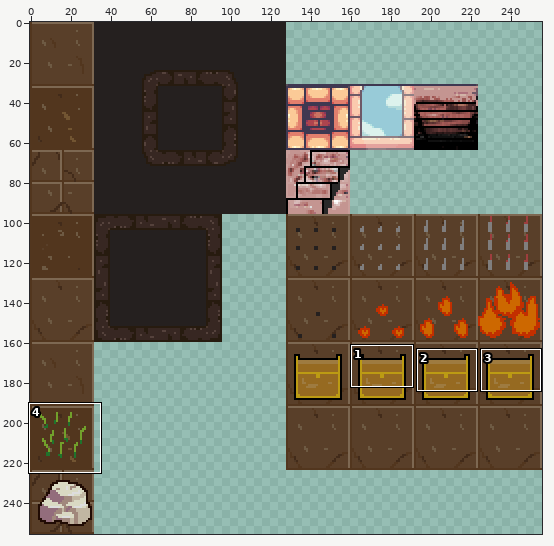
Sprite sheet -- data/textures/Tilesets/tile_set_red.png. The first picture is a wide view before the edit; the outline marks the close-up.
Close-up. Old version:
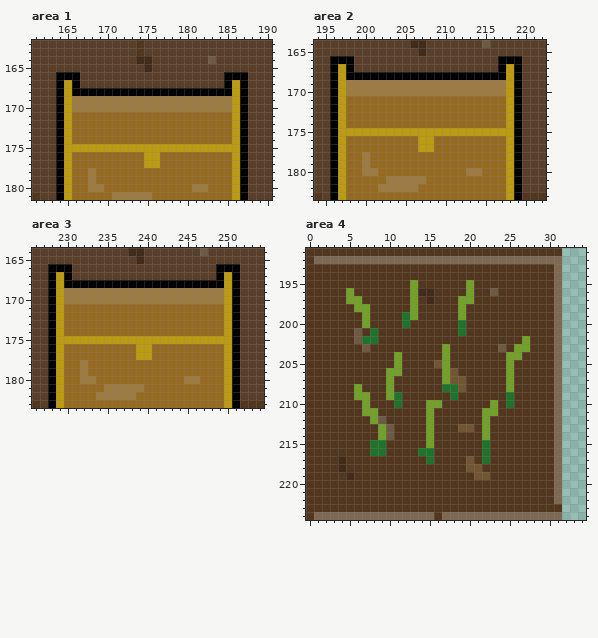
The file is 256x256 pixels. Colours within 5 levels of each other are drawn and written as one. Shown: area 1: x 161..190, y 162..181; area 2: x 194..222, y 164..183; area 3: x 226..254, y 164..183; area 4: x 0..34, y 191..224. The commit also changed other parts of the picture, which this record leaves out.
After:
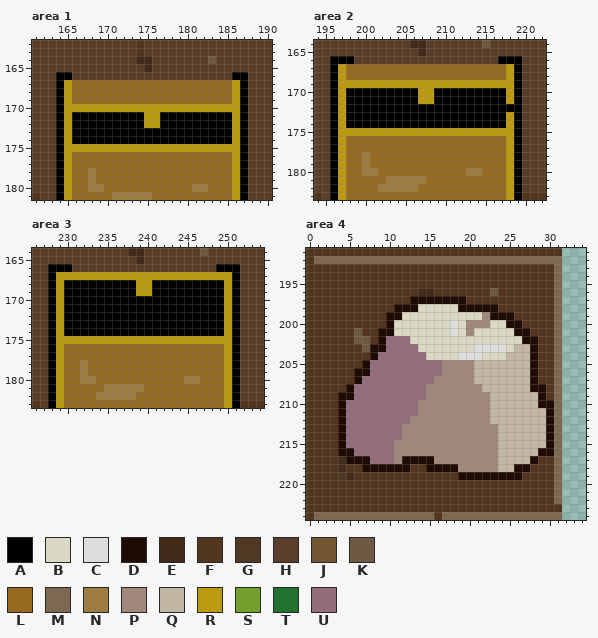
Palette (. is transparent): A #000000  B #d9d9c3  C #dddddd  D #200b04  E #422b1a  F #52361e  G #4f3824  H #593f29  J #725532  K #6e5a43  L #966a21  M #7d6852  N #9e7b40  P #a1887c  Q #c1b6a2  R #bc9b13  S #72a02b  T #1f732c  U #936d7c
Diff:
Area 1:
y 166: x 166 A -> H; x 185 A -> H
y 167: x 166..185 AHHHHHHHHHHHHHHHHHHA -> LLLLLLLLLLLLLLLLLLLL
y 168: x 166..185 AAAAAAAAAAAAAAAAAAAA -> LLLLLLLLLLLLLLLLLLLL
y 169: x 166..185 NNNNNNNNNNNNNNNNNNNN -> LLLLLLLLLLLLLLLLLLLL
y 170: x 166..185 NNNNNNNNNNNNNNNNNNNN -> RRRRRRRRRRRRRRRRRRRR
y 171..172: x 166..185 LLLLLLLLLLLLLLLLLLLL -> AAAAAAAAARRAAAAAAAAA
y 173..174: x 166..185 LLLLLLLLLLLLLLLLLLLL -> AAAAAAAAAAAAAAAAAAAA
y 176..177: x 175..176 RR -> LL
Area 2:
y 167: x 198..217 AHHHHHHHHHHHHHHHHHHA -> LLLLLLLLLLLLLLLLLLLL
y 168: x 198..217 AAAAAAAAAAAAAAAAAAAA -> LLLLLLLLLLLLLLLLLLLL
y 169: x 198..217 NNNNNNNNNNNNNNNNNNNN -> RRRRRRRRRRRRRRRRRRRR
y 170: x 198..217 NNNNNNNNNNNNNNNNNNNN -> AAAAAAAAARRAAAAAAAAA
y 171: x 198..217 LLLLLLLLLLLLLLLLLLLL -> AAAAAAAAARRAAAAAAAAA
y 172: x 198..218 LLLLLLLLLLLLLLLLLLLLR -> AAAAAAAAAAAAAAAAAAAAA
y 173..174: x 198..217 LLLLLLLLLLLLLLLLLLLL -> AAAAAAAAAAAAAAAAAAAA
y 176..177: x 207..208 RR -> LL
Area 3:
y 167: x 230..249 AHHHHHHHHHHHHHHHHHHA -> RRRRRRRRRRRRRRRRRRRR
y 168: x 239..240 AA -> RR
y 169: x 230..249 NNNNNNNNNNNNNNNNNNNN -> AAAAAAAAARRAAAAAAAAA
y 170: x 230..249 NNNNNNNNNNNNNNNNNNNN -> AAAAAAAAAAAAAAAAAAAA
y 171..174: x 230..249 LLLLLLLLLLLLLLLLLLLL -> AAAAAAAAAAAAAAAAAAAA
y 176..177: x 239..240 RR -> LL
Area 4:
y 195: x 13 S -> F; x 20 S -> F
y 196: x 5 S -> F; x 13 S -> F; x 20 S -> F
y 197: x 5..6 SS -> FF; x 13..20 SFEFFFSS -> DDDDDDDF
y 198: x 6..7 SS -> FF; x 11..23 FFSFFFFFSFFFF -> DDDBBBBBDDDDD
y 199: x 7 S -> F; x 10..25 FFTSFFFFFSFFFFFF -> DDBBBBBBBBBBPDDD
y 200: x 7 S -> F; x 10..26 FFTFFFFFFTFFFFFFF -> DBBBBBBBCBPPPBBDD
y 201: x 8..27 TFFFFFFFFFFTFFFFFFFF -> FDDBBBBBBBCBPBBBBBDD
y 202: x 7..28 TTFFFFFFFFFFFFFFFFFFSF -> KFDUUUBBBBBBBBBBBBBBDD
y 203: x 8..28 FFFFFFFFFSFFFFFFKFSSF -> DDUUUUBBBBBBBCCCCBQQD
y 204: x 8..28 FFFSFFFFFSFFFFFFFSSFF -> DUUUUUUBBBBCCCBBBQQQD
y 205: x 7..28 FFFFSFFFFJSFFFFFFFSFFF -> DUUUUUUUUUPPPPQQQQQQQD
y 206: x 6..28 FFFFSSFFFFFSJFFFFFFSFFF -> DDUUUUUUUUUPPPPQQQQQQQD
y 207: x 6..28 FFFFSFFFFFFSJJFFFFFSFFF -> DUUUUUUUUUPPPPPQQQQQQQD
y 208: x 5..29 FSFFFSFFFFFFTTJFFFFFSFFFF -> DUUUUUUUUUPPPPPPPQQQQQQDD
y 209: x 4..29 FFSSFFSTFFFFFFTFFFFFFTFFFF -> DDUUUUUUUUUPPPPPPPPQQQQQQD
y 210: x 4..30 FFFSFFFTFFFSSFFFFFFSFTFFFFF -> DUUUUUUUUUPPPPPPPPPQQQQQQDD
y 211: x 4..30 FFFSSFFFFFFSFFFFFFSSFFFFFFF -> DUUUUUUUUUPPPPPPPPPQQQQQQQD
y 212: x 4..30 FFFFSKFFFFFSFFFFFFSFFFFFFFF -> DUUUUUUUUPPPPPPPPPPQQQQQQQD
y 213: x 4..30 FFFFFSKFFFFSFFFJJFSFFFFFFFF -> DUUUUUUUPPPPPPPPPPPPQQQQQQD
y 214: x 4..30 FFFFFSKFFFFSFFFFFFSFFFFFFFF -> DUUUUUUUPPPPPPPPPPPPQQQQQQD
y 215: x 4..30 FFFFTTFFFFFSFFFFFFTFFFFFFFF -> DUUUUUUPPPPPPPPPPPPPQQQQQQD
y 216: x 4..30 FFFFTTFFFFTTFFFFFFTFFFFFFFF -> DDUUUUUPPPPPPPPPPPPPQQQQQDD
y 217: x 5..28 FFFFFFFFFFTFFFFJFTFFFFFF -> DDDUUUPDDDDPPPPPPPPQQQQD
y 218: x 7..12 FFFFFF -> DDDDDD; x 15..27 FFFFFJJFFFFFF -> DDDDPPPPPQQDD
y 219: x 19..26 FFJJFFFF -> DDDDDDDD
